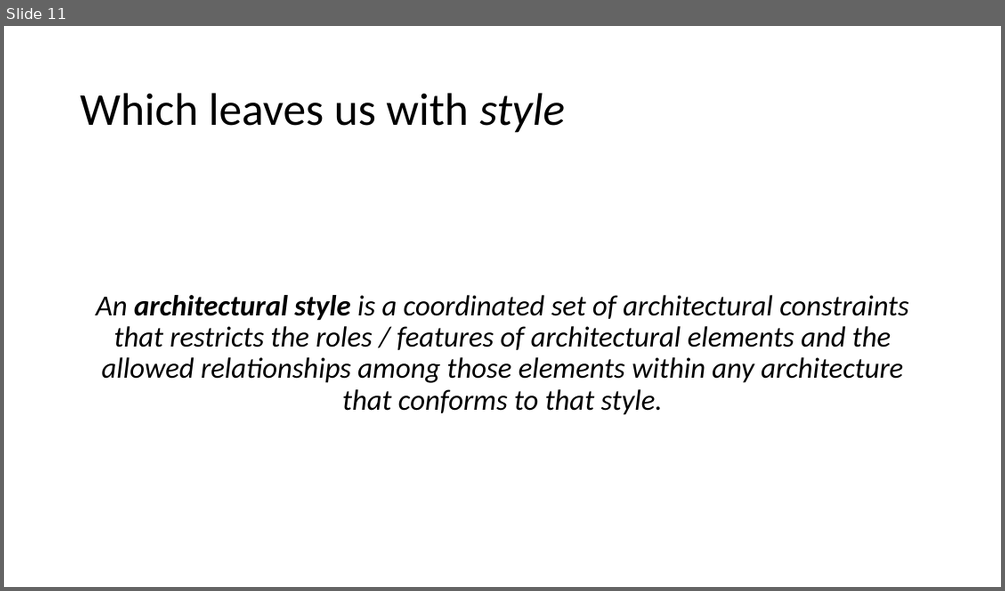
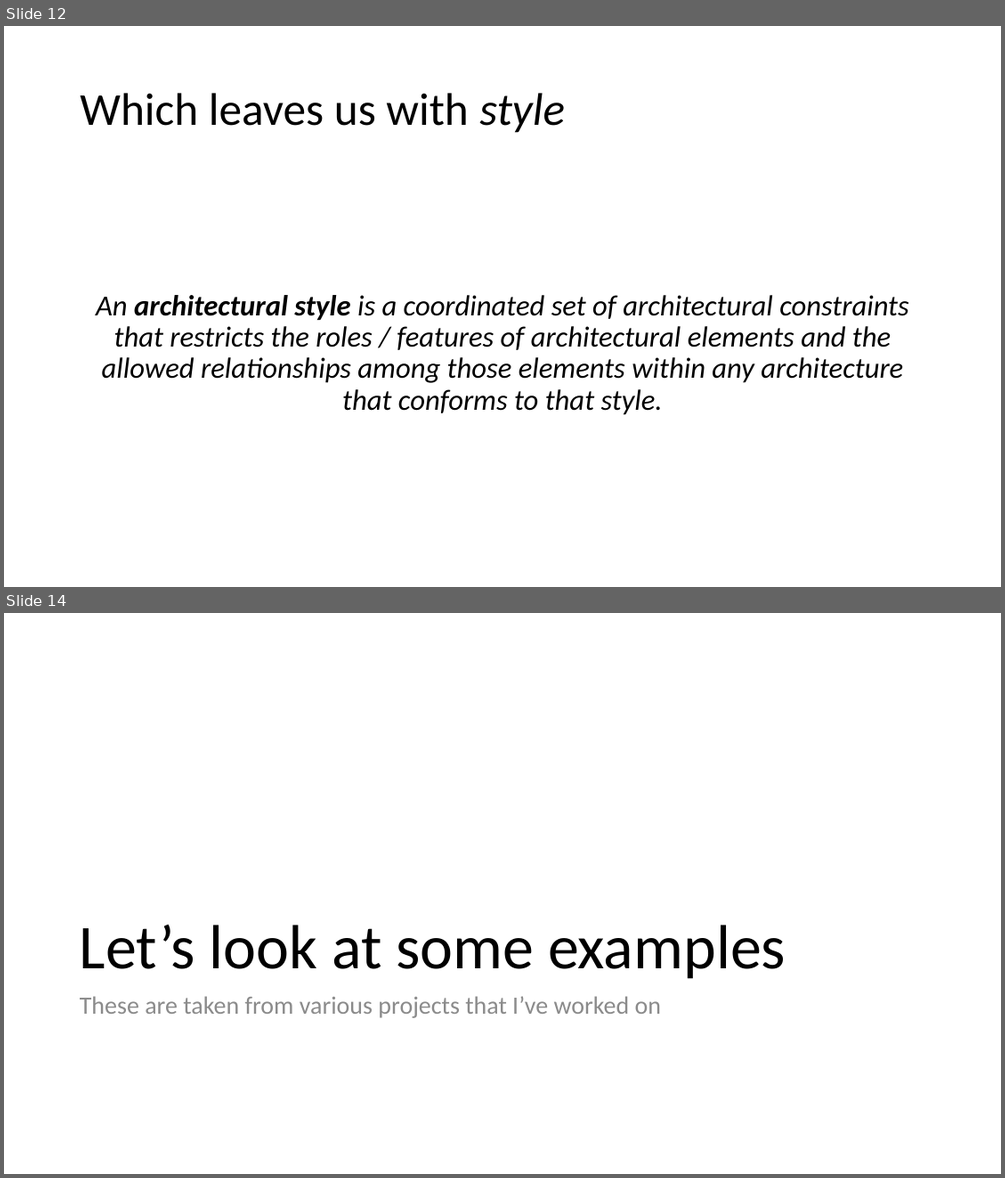
Before and after one commit to IrenaNiu/SU_CPSC_5200_20WQ, a slide deck: lectures/01 - Introduction.pptx. Shown one above the other, each under a label of ours: slide 11 before the commit, slides 12 and 14 after it; the slides between them are not shown. The pictures are 1005x591 and 1005x1178 pixels, drawn with LibreOffice and Linux fonts; fonts in the diff are those of the drawing. Boxes give left, top, right and bottom in pixels: in the first picture for what was removed or moved away, otherwise in the second. Text is boxed around its words. In the diff, an @@ line names an element or a change of style, - is before the commit and + after.

```diff
--- a/lectures/01 - Introduction.pptx
+++ b/lectures/01 - Introduction.pptx
@@ slide 14 added at box(4, 613, 1001, 1174), background #FFFFFF @@
@@ title added at box(80, 924, 785, 979), 60 pt, text #000000 @@
+Let’s look at some examples
@@ text added at box(80, 996, 661, 1018), 24 pt, text #8C8C8C @@
+These are taken from various projects that I’ve worked on
@@ what was slide 11 is now slide 12 @@
```
Also in this commit, not shown: 3 slides changed, 13 other slides added.
